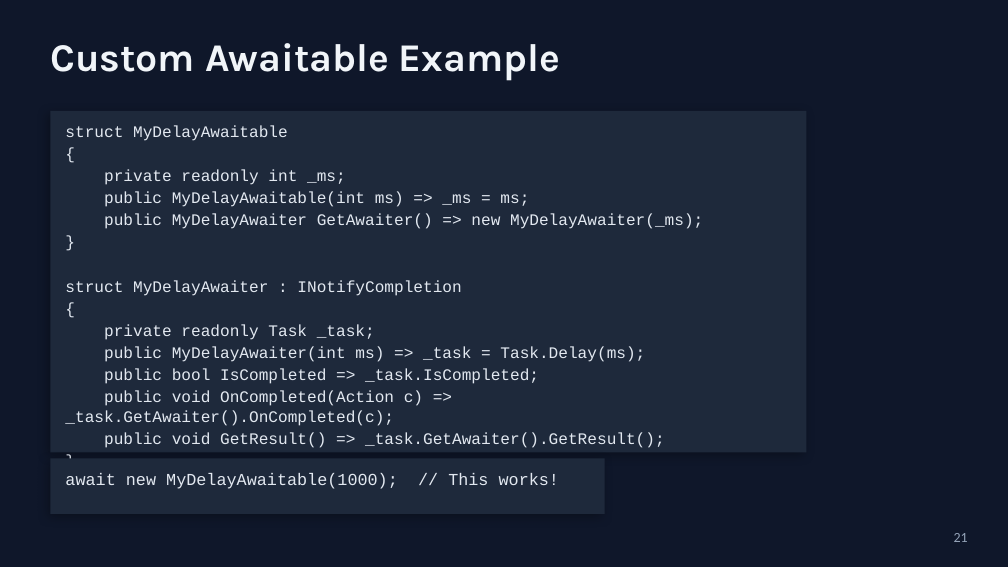
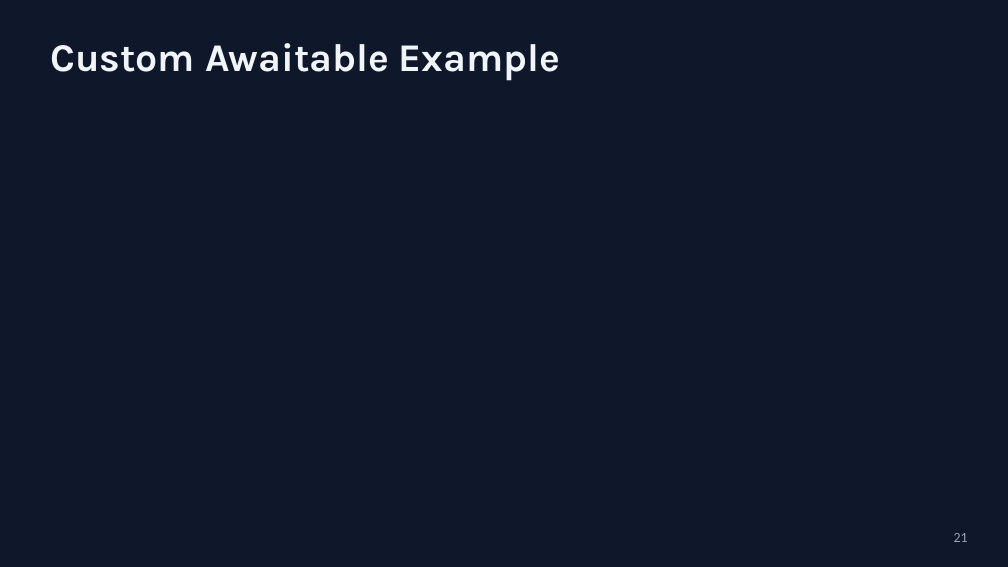
Before and after one commit to RaresNegrut/AsyncAwaitPresentation, a slide deck: slide 13 of presentation-r4.pptx. Drawn at 1008x567 pixels with LibreOffice and Linux fonts; fonts in the diff are those of the drawing. Boxes give left, top, right and bottom in pixels: in the first picture for what was removed or moved away, otherwise in the second. Text is boxed around its words. In the diff, an @@ line names an element or a change of style, - is before the commit and + after.

```diff
--- a/presentation-r4.pptx
+++ b/presentation-r4.pptx
@@ rectangle removed at (x1=50, y1=111, x2=806, y2=453) @@
@@ text removed at (x1=65, y1=125, x2=703, y2=448) @@
-struct MyDelayAwaitable
-{
-private readonly int _ms;
-public MyDelayAwaitable(int ms) => _ms = ms;
-public MyDelayAwaiter GetAwaiter() => new MyDelayAwaiter(_ms);
-}
-struct MyDelayAwaiter : INotifyCompletion
-{
-private readonly Task _task;
-public MyDelayAwaiter(int ms) => _task = Task.Delay(ms);
-public bool IsCompleted => _task.IsCompleted;
-public void OnCompleted(Action c) => _task.GetAwaiter().OnCompleted(c);
-public void GetResult() => _task.GetAwaiter().GetResult();
-}
@@ rectangle removed at (x1=50, y1=459, x2=605, y2=514) @@
@@ text removed at (x1=65, y1=473, x2=559, y2=489) @@
-await new MyDelayAwaitable(1000); // This works!
```
Also in this commit, not shown: 8 other slides changed.
